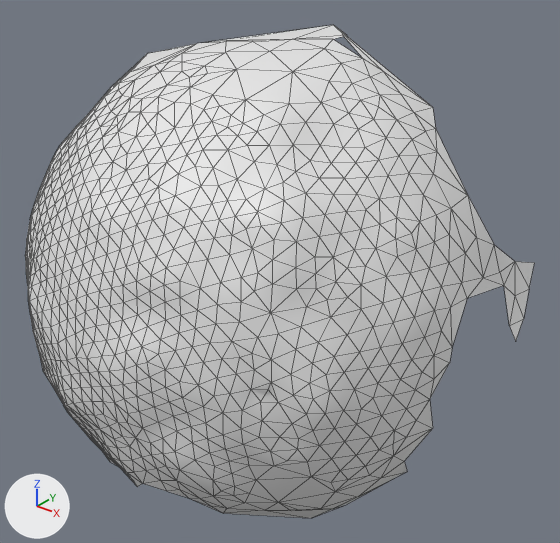
The OBJ model res/final/onecam_fullvolume/cleanedup/FullVolium.000172.obj: old version first, new version second.
Before and after are seen from a 50 mm lens placed at (-409.5, 8.5, -45.6), pointed at (-547.2, 180.5, -152.3). Every picture has the same lights, and +X, +Y and +Z are marked at lower left. Mesh edges are drawn as thin lines. Where no turn or scale is listed for an object, it has been applied to the vertices.

Names of what the first picture shows: 'FullVolium.000172'.
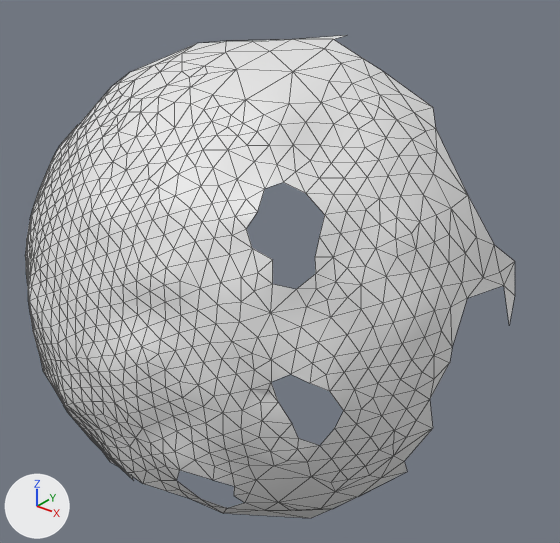
Where the change shows, as pixel boxes (x1, y1, x2, y2) in the pictures (560 x 543 px):
'FullVolium.000172', reshaped
    before: (25, 25, 534, 518)
    after: (25, 35, 515, 518)
part 1 of me_fullvolium_000172, deleted
    before: (76, 25, 431, 128)
part 2 of me_fullvolium_000172, deleted
    before: (122, 182, 400, 516)
part 3 of me_fullvolium_000172, deleted
    before: (509, 261, 534, 341)

The change, as a diff of the scene's bpy script:
```diff
--- a/res/final/onecam_fullvolume/cleanedup/FullVolium.000172.obj.py
+++ b/res/final/onecam_fullvolume/cleanedup/FullVolium.000172.obj.py
@@ me_fullvolium_000172 @@
 # used by ob_fullvolium_000172; location = (0.0, 0.0, 0.0)
 # verts and faces of me_fullvolium_000172; kept vertices keep their numbers, new ones are numbered from 762
 # before: 607 (-484.0, 210.0, -141.0) at pixel (514, 261), 608 (-480.0, 205.0, -149.0) at pixel (514, 295), 610 (-480.0, 213.0, -150.0) at pixel (529, 288), 611 (-479.0, 200.0, -156.0) at pixel (509, 325), 612 (-478.0, 204.0, -163.0) at pixel (515, 341)
 # before: 613 (-478.0, 209.0, -157.0) at pixel (523, 318), 615 (-480.0, 215.0, -142.0) at pixel (534, 262)
-me_fullvolium_000172.from_pydata(...)  # 762 vertices, 1486 faces; spans x -634.0..-478.0, y 111.0..230.0, z -232.0..-83.0
+me_fullvolium_000172.from_pydata(...)  # 740 vertices, 1411 faces; spans x -634.0..-479.0, y 111.0..210.0, z -223.0..-83.0
+# me_fullvolium_000172 part 1
+# 2 vertices are removed from x -609.0..-564.0, y 188.0..230.0, z -93.0..-85.0
+# 12 faces are deleted
+# me_fullvolium_000172 part 2
+# 16 vertices are removed from x -552.0..-497.0, y 120.0..182.0, z -232.0..-110.0
+# 58 faces are deleted
+# me_fullvolium_000172 part 3
+delete_vertices([610, 612, 613, 615])  # with the faces that use them
```
